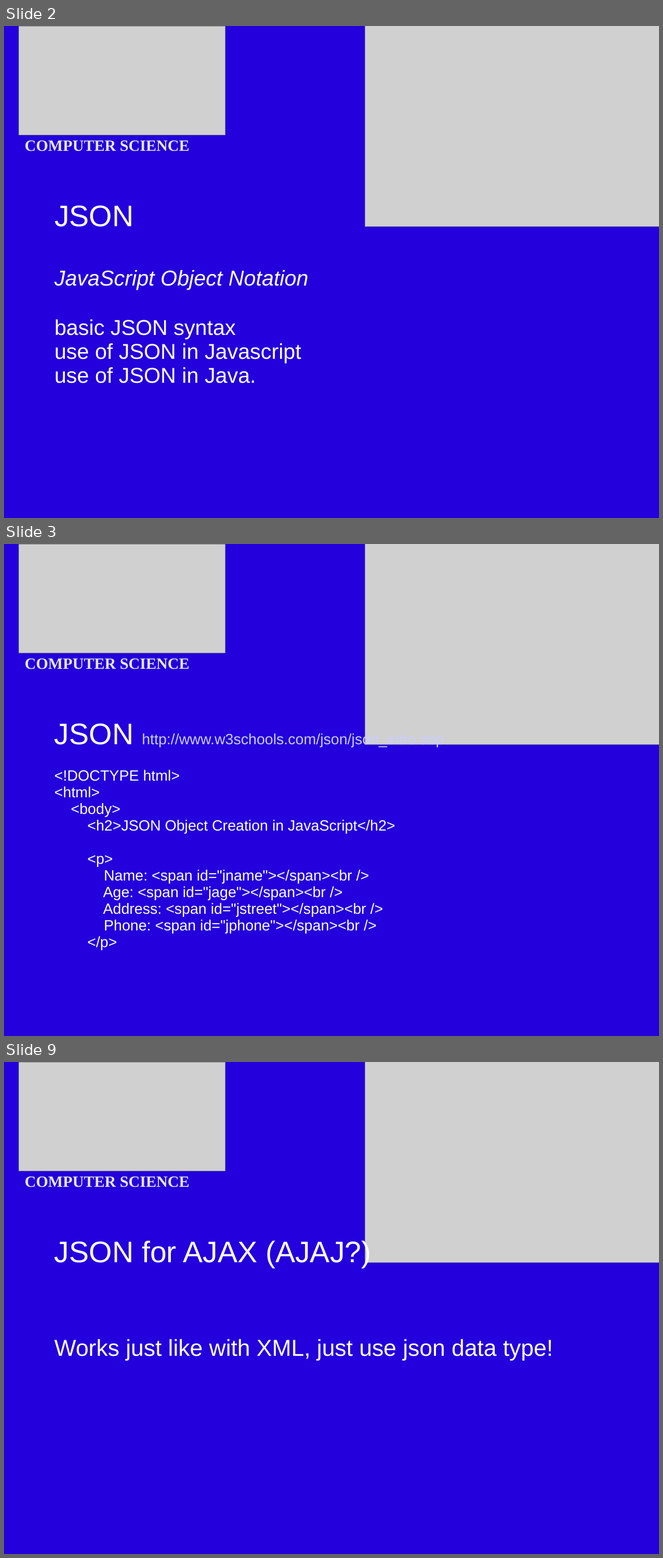
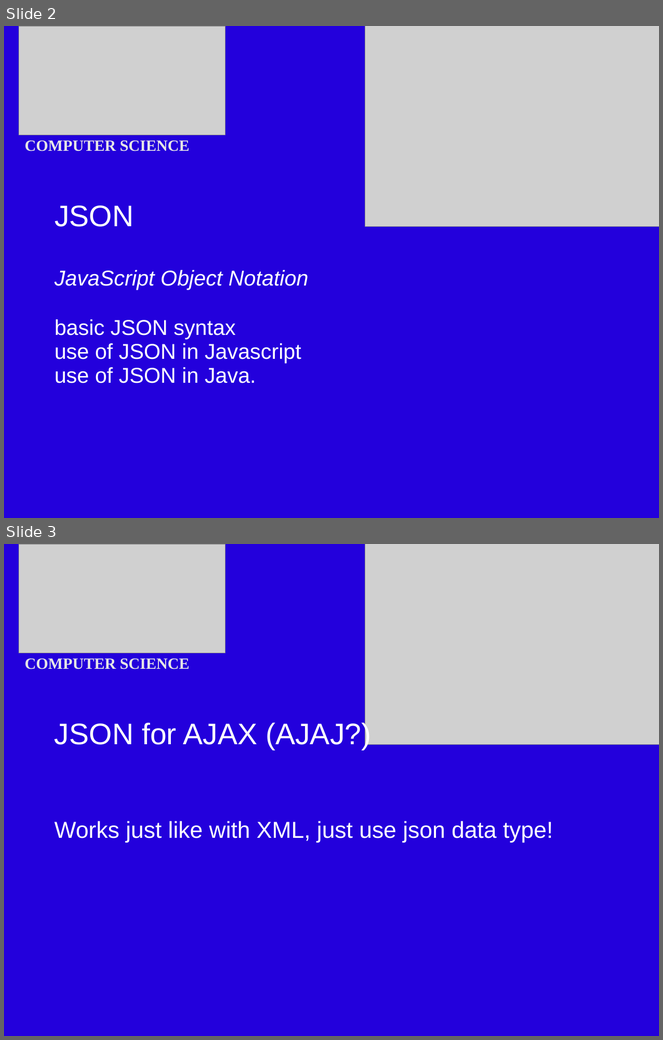
Before and after one commit to BOwsnicki/Distrib, a slide deck: slides/JSONAjax.odp. Shown one above the other, each under a label of ours: slides 2, 3 and 9 before the commit, slides 2 and 3 after it; the slides between them are not shown. The pictures are 663x1558 and 663x1040 pixels, drawn with LibreOffice and Linux fonts; fonts in the diff are those of the drawing; grey boxes stand for pictures. Boxes give left, top, right and bottom in pixels: in the first picture for what was removed or moved away, otherwise in the second. Text is boxed around its words. In the diff, an @@ line names an element or a change of style, - is before the commit and + after.

Commit message:
Some JSON cleanup

```diff
--- a/slides/JSONAjax.odp
+++ b/slides/JSONAjax.odp
@@ slide 3 removed at [4, 544, 659, 1036], background #2300DC @@
@@ picture removed at [19, 544, 225, 653] @@
@@ picture removed at [365, 544, 659, 744] @@
@@ text removed at [25, 658, 190, 669] @@
-COMPUTER SCIENCE
@@ text removed at [54, 723, 444, 950] @@
-JSON http://www.w3schools.com/json/json_intro.asp
-<!DOCTYPE html>
-<html>
-<body>
-<h2>JSON Object Creation in JavaScript</h2>
-<p>
-Name: <span id="jname"></span><br />
-Age: <span id="jage"></span><br />
-Address: <span id="jstreet"></span><br />
-Phone: <span id="jphone"></span><br />
-</p>
@@ what was slide 9 is now slide 3 @@
```
Also in this commit, not shown: 5 other slides removed, 2 other files.
